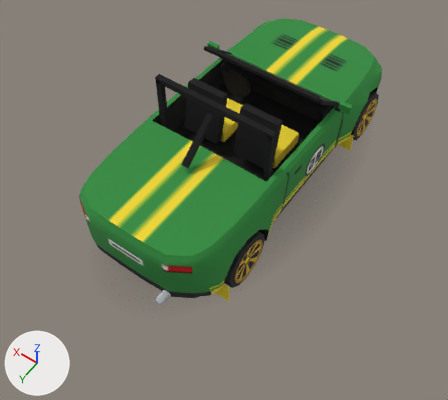
What one commit did to the glTF model modelos/pirilampo.glb.
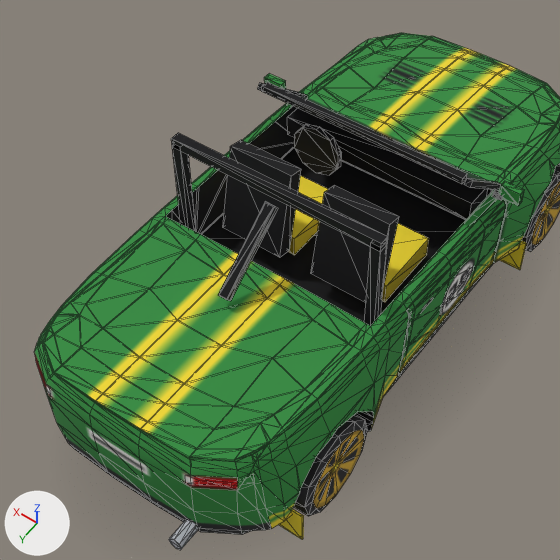
Old and new are each drawn whole from a camera (50 mm lens) standing at (-2.55, 3.97, 5.38) and looking at (-0.19, 0.67, 0.19) and again close up on the part from 13% to 83% of the width and 0% to 78% of the height. The lights are fixed; the arrows at lower left show +X, +Y and +Z. The last two pictures show the newer version. The close-ups show mesh edges as thin lines. Where no turn or scale is listed for an object, it has been applied to the vertices. Vertices at exactly the same position are counted once.

In view in the first close-up: 'Capo_malha', 'Carroceria', 'Porta_D_malha', 'Porta_E_malha', 'Roda_DD', 'Roda_TD', 'Tampa_malha' and 1 more.
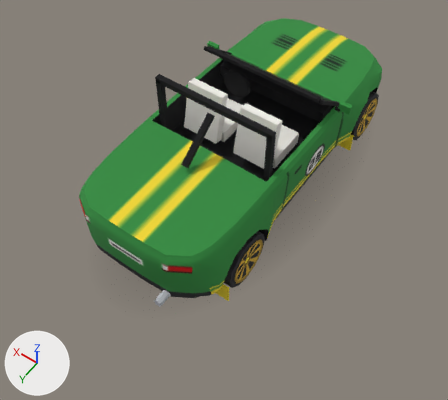
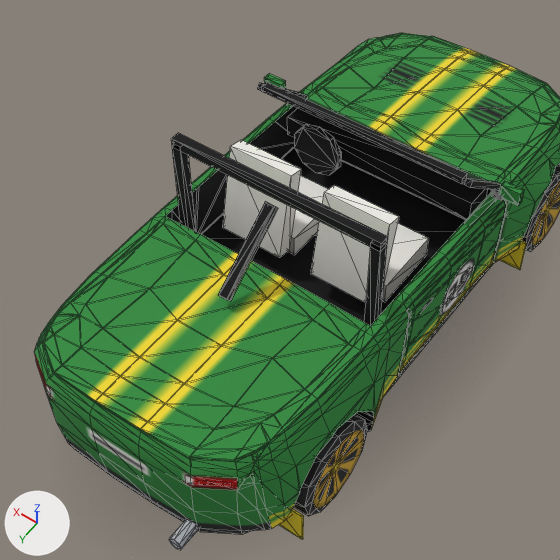
Location of each change, [x1, y1, x2, y2] in pixels of the close-ups (560 x 560 px; the box of a moved part takes in the faces that stretch with it):
part 1 of me_carroceria_001, moved or reshaped: before [382, 224, 429, 302]; after [279, 509, 304, 539]
part 2 of me_carroceria_001, moved or reshaped (not visible afterwards): before [288, 176, 328, 255]
part 3 of me_carroceria_001, moved or reshaped: before [171, 125, 399, 326]; after [171, 125, 388, 326]
part 4 of me_carroceria_001, moved or reshaped (not visible before): after [311, 185, 526, 303]
part 5 of me_carroceria_001, moved or reshaped: before [169, 509, 304, 548]; after [223, 140, 328, 257]
part 6 of me_carroceria_001, recoloured: after [383, 217, 429, 302]
part 7 of me_carroceria_001, recoloured: before [169, 519, 191, 550]; after [280, 170, 319, 257]

The change, as a diff of the scene's bpy script:
```diff
--- a/modelos/pirilampo.glb.py
+++ b/modelos/pirilampo.glb.py
@@ mat_banco @@
+mat_banco = principled_material('Banco')
+mat_banco.base_color = (0.893, 0.873, 0.813)  # white #f3f0e9
+mat_banco.roughness = 1.0
@@ me_carroceria_001 @@
 me_carroceria_001.from_pydata(...)  # 906 vertices, 1596 faces; spans x -0.89..0.89, y -2.02..2.05, z 0.06..1.4
 # used by ob_carroceria; location = (0.0, 0.0, 0.0)
+# me_carroceria_001 part 1: the loose piece of 8 vertices spanning x -0.53..-0.11, y -0.22..0.25, z 0.53..0.67 is scaled about its middle by (0.548, 0.0261, 1.71), then moved by (-0.45, 1.54, -0.42)
+# me_carroceria_001 part 2: the loose piece of 8 vertices spanning x 0.11..0.53, y -0.22..0.25, z 0.53..0.67 is scaled about its middle by (0.548, 0.0261, 1.71), then moved by (0.45, 1.54, -0.42)
+# me_carroceria_001 part 3: 68 of 906 vertices moved; they spanned x -0.67..0.89, y -0.87..0.6, z 0.06..1.4 and now span x -0.67..0.67, y -2.02..0.6, z 0.32..1.4; mean shift (-0.22, -0.67, -0.09); largest move (0.67, 0.6, 1.4) -> (-0.39, -2.0, 0.45)
+# me_carroceria_001 part 4: 32 of 906 vertices moved; they spanned x 0.26..0.42, y -2.02..-1.94, z 0.32..0.48 and now span x -0.89..0.89, y -0.87..0.39, z 0.06..1.18; mean shift (-0.5, 1.63, 0.06); largest move (0.3, -2.02, 0.36) -> (-0.53, 0.28, 1.18)
+# me_carroceria_001 part 5: 24 of 906 vertices moved; they spanned x -0.88..-0.38, y 1.55..2.05, z 0.06..0.3 and now span x 0.11..0.53, y -2.02..0.39, z 0.36..1.18; mean shift (0.88, -2.4, 0.42); largest move (-0.88, 1.57, 0.3) -> (0.38, -2.02, 0.44)
+# me_carroceria_001 part 6: 4 faces spanning x -0.53, y -0.22..0.39, z 0.53..1.18 switch from mat_luz (pale yellow #f8f3d2) to mat_banco (white #f3f0e9)
+# me_carroceria_001 part 7: 6 faces spanning x 0.11..0.53, y -0.22..0.39, z 0.53..1.18 switch from mat_cromo (light grey #b9bcc3) to mat_banco (white #f3f0e9)
 me_carroceria_001.materials.append(mat_carroceria)
```
